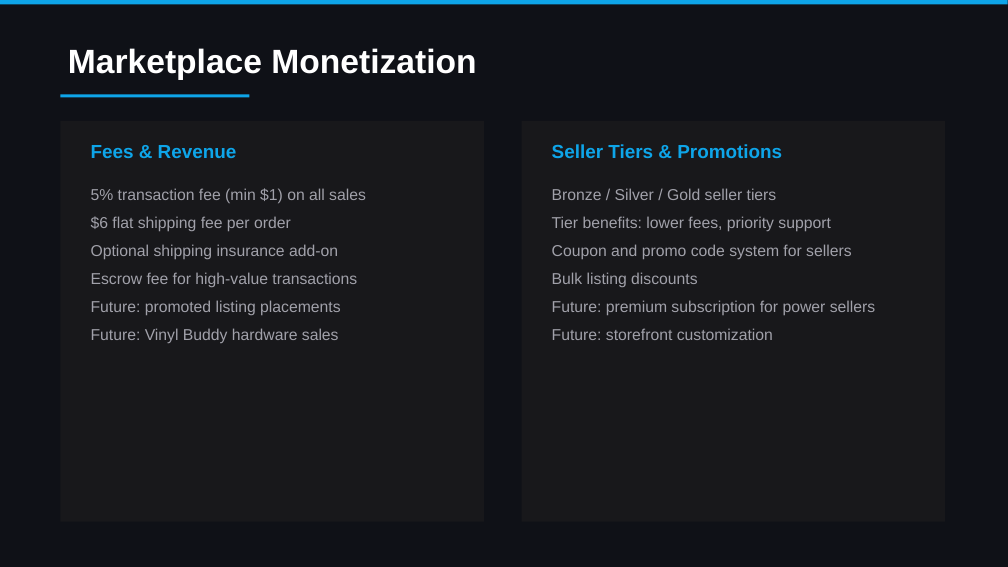
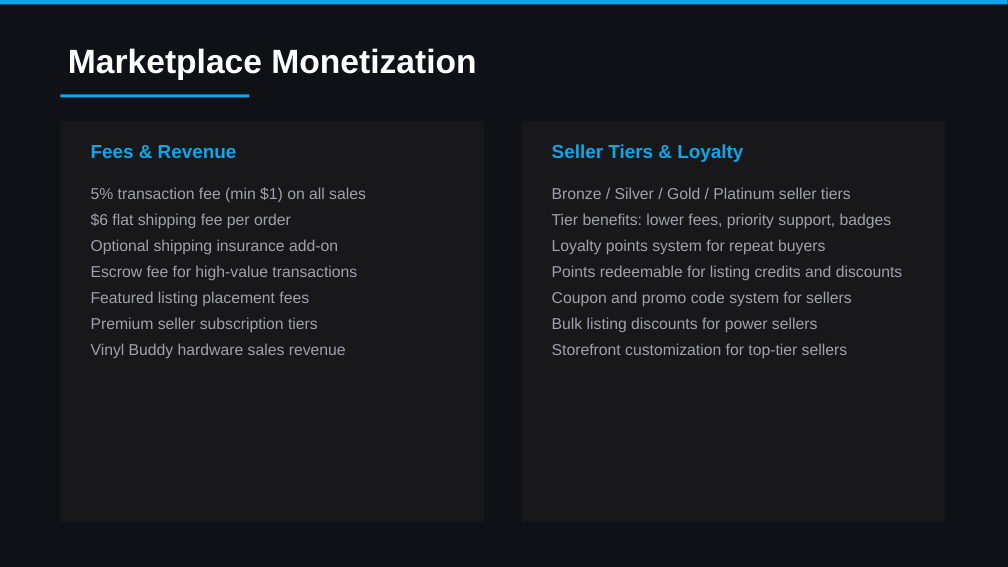
Before and after one commit to colelevy08/groovestack, a slide deck: slide 7 of GrooveStack_Overview.pptx (slide 20 before the commit). Drawn at 1008x567 pixels with LibreOffice and Linux fonts; fonts in the diff are those of the drawing. Boxes give left, top, right and bottom in pixels: in the first picture for what was removed or moved away, otherwise in the second. Text is boxed around its words. In the diff, an @@ line names an element or a change of style, - is before the commit and + after.

```diff
--- a/GrooveStack_Overview.pptx
+++ b/GrooveStack_Overview.pptx
@@ text at <box>552,144,743,162</box>: text changed @@
-Seller Tiers & Promotions
+Seller Tiers & Loyalty
@@ text at <box>91,187,366,280</box>: line spacing 1.2 to 1.15; less space between paragraphs @@
@@ text at <box>552,187,902,280</box>: text changed @@
-Bronze / Silver / Gold seller tiers
-Tier benefits: lower fees, priority support
+Bronze / Silver / Gold / Platinum seller tiers
+Tier benefits: lower fees, priority support, badges
+Loyalty points system for repeat buyers
+Points redeemable for listing credits and discounts
@@ text at <box>91,291,346,358</box>: text changed @@
-Future: promoted listing placements
-Future: Vinyl Buddy hardware sales
+Featured listing placement fees
+Premium seller subscription tiers
+Vinyl Buddy hardware sales revenue
@@ text at <box>552,291,851,306</box>: line spacing 1.2 to 1.15; less space between paragraphs @@
@@ text at <box>552,317,847,358</box>: text changed @@
-Bulk listing discounts
-Future: premium subscription for power sellers
-Future: storefront customization
+Bulk listing discounts for power sellers
+Storefront customization for top-tier sellers
```
Also in this commit, not shown: 28 other slides changed, 7 slides added, 2 other files.
